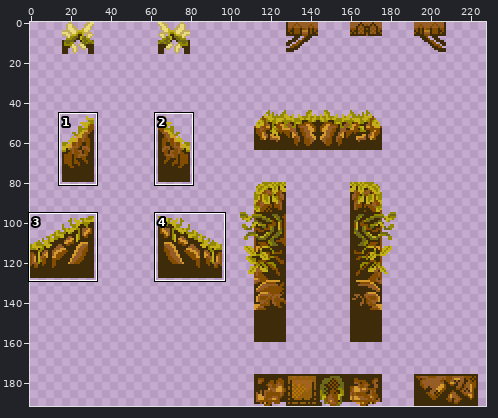
Two states of a sprite sheet, Otoczenie/Tilesetlvl3dobry.png. The picture above shows the old version from afar; the outline marks the close-up.
Close-up. Before the edit:
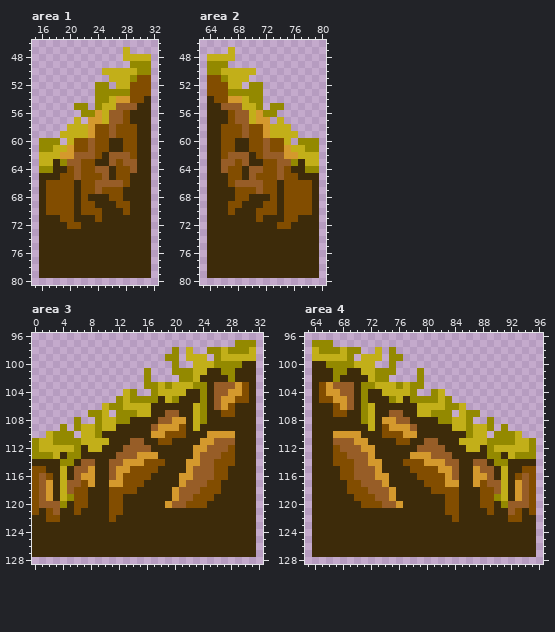
The file is 384x192 pixels. Colours within 5 levels of each other are drawn and written as one. Shown: area 1: x 15..32, y 46..80; area 2: x 63..80, y 46..80; area 3: x 0..32, y 96..128; area 4: x 63..96, y 96..128. The wide view leaves out empty margins. The commit also changed other parts of the picture, which this record leaves out.
After the commit:
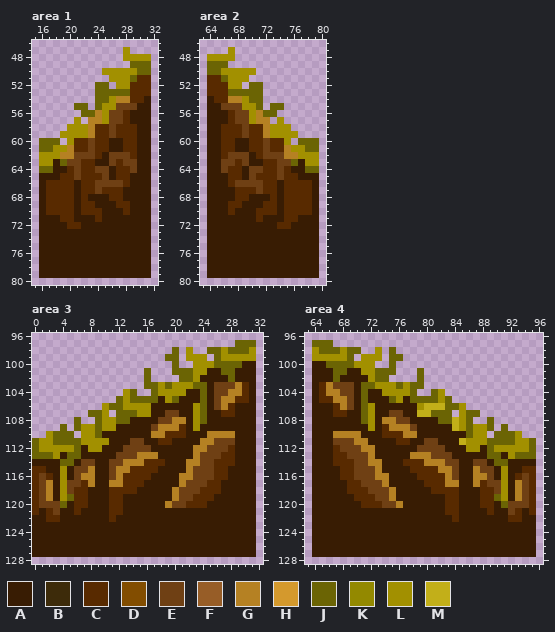
Palette (. is transparent): A #381c03  B #3d2b0a  C #582a00  D #824d00  E #6f4014  F #975d27  G #b58123  H #d4992d  J #6b6404  K #938900  L #a29000  M #c2af19
The edit:
Changed rows in their new state; - is an unchanged pixel.
Area 1:
first column x 16:
47 ------------L---
48 ------------LLLL
49 -------------JJJ
50 ---------LLLLLJJ
51 ----------LLLJCC
52 --------JJ-LLCCC
53 --------JJJJJCCC
54 --------JJLGGCCA
55 -----JJ-JLLEEEAA
56 ------JJGLEECAAA
57 -----L-GGLEECAAA
58 ----LLLGCCECCCAA
59 ---LLLLGCCECCCAA
60 JJJ-LCCECCAACCAA
61 JJLLGCCECCAACCAA
62 LLLGGEEECAEEECAA
63 LLAJEECCAAECEEAA
64 JJAACECCEEACCEAA
65 AAACCECCCEACCAAA
66 ACCCCACCEEEECAAA
67 ACCCCACCECCCAAAA
68 ACCCCACAAACCAAAA
69 ACCCCACCAAACCAAA
70 ACCCCACCCAAACAAA
71 AAACCAAACAAAAAAA
72 AAAACCAAAAAAAAAA
73 AAAAAAAAAAAAAAAA
74 AAAAAAAAAAAAAAAA
75 AAAAAAAAAAAAAAAA
76 AAAAAAAAAAAAAAAA
77 AAAAAAAAAAAAAAAA
78 AAAAAAAAAAAAAAAA
79 AAAAAAAAAAAAAAAA
Area 2:
first column x 64:
47 ---L------------
48 LLLL------------
49 JJJ-------------
50 JJLLLLL---------
51 CCJLLL----------
52 CCCLL-JJ--------
53 CCCJJJJJ--------
54 ACCGGLJJ--------
55 AAEEELLJ-JJ-----
56 AAACEELGJJ------
57 AAACEELGG-L-----
58 AACCCECCGLLL----
59 AACCCECCGLLLL---
60 AACCAACCECCL-JJJ
61 AACCAACCECCGLLJJ
62 AACEEEACEEEGGLLL
63 AAEECEAACCEEJALL
64 AAECCAEECCECAAJJ
65 AAACCAECCCECCAAA
66 AAACEEEECCACCCCA
67 AAAACCCECCACCCCA
68 AAAACCAAACACCCCA
69 AAACCAAACCACCCCA
70 AAACAAACCCACCCCA
71 AAAAAAACAAACCAAA
72 AAAAAAAAAACCAAAA
73 AAAAAAAAAAAAAAAA
74 AAAAAAAAAAAAAAAA
75 AAAAAAAAAAAAAAAA
76 AAAAAAAAAAAAAAAA
77 AAAAAAAAAAAAAAAA
78 AAAAAAAAAAAAAAAA
79 AAAAAAAAAAAAAAAA
Area 3:
first column x 0:
 97 -----------------------------JJJ
 98 --------------------J-L--JJLJJJL
 99 -------------------JJ-LLL-JLLLLL
100 --------------------J--LLLJJJJAA
101 ----------------J---JJJLLAAJJAAA
102 ----------------J----JJLAAAAJAAA
103 ----------------JJLJLLLJJAEEEGCA
104 -------------LJ--JLLLLAAJAEEGGCA
105 ------------JLJJJJALJAAAJAEGGCCA
106 ----------LJJLLLLAAAAAALJAEGCAAA
107 --------JJL-JJJLLAAEEAALJAACCAAA
108 ------J--JLLJJAAAAEEGGALJAAAAAAA
109 ----J-JLLJLLAAAAAEGGGCALAAAAAAAA
110 --LJJJ-LLJAAAAAAAGGCCCAAAGGGGAAA
111 JLLJJJJLLLLAAAEEAACCAAAAGGEEEAAA
112 JLLLLLJALLAAAEEEEAAAAAAGGEEECAAA
113 JJJLAJJAAAAAEEEGGGAAAAAGEEECCAAA
114 AAAAJJAEEAAEEGGGCCCAAAGGEECCCAAA
115 CCAALAEEGAAEGGCCCCAAAAGEEECCAAAA
116 CECALAEGGAAEGCCCCAAAAGGEEECCAAAA
117 CEGALEECGAAGGCCCAAAAAGEEECCAAAAA
118 CEGALECCAAACCCCAAAAAGEEECCCAAAAA
119 CEGALJCCAAACCAAAAAAAGEECCCAAAAAA
120 CEEEJACCAAACCAAAAAAGEECCCAAAAAAA
121 CACEAACAAAACCAAAAAAAAAAAAAAAAAAA
122 AACCAAAAAAACAAAAAAAAAAAAAAAAAAAA
123 AAAAAAAAAAAAAAAAAAAAAAAAAAAAAAAA
124 AAAAAAAAAAAAAAAAAAAAAAAAAAAAAAAA
125 AAAAAAAAAAAAAAAAAAAAAAAAAAAAAAAA
126 AAAAAAAAAAAAAAAAAAAAAAAAAAAAAAAA
127 AAAAAAAAAAAAAAAAAAAAAAAAAAAAAAAA
Area 4:
first column x 64:
 97 JJJ-----------------------------
 98 LJJJLJJ--L-J--------------------
 99 LLLLLJ-LLL-JJ-------------------
100 AAJJJJLLL--J--------------------
101 AAAJJAALLJJJ---J----------------
102 AAAJAAAALJJ----J----------------
103 ACGEEEAJJLLLJLJJ----------------
104 ACGGEEAJAALLLLJ--JL-------------
105 ACCGGEAJAAAJLAJJJJLJ------------
106 AAACGEAJLAAAAAAL---JJL----------
107 AAACCAAJLAAEEAA--JJJ-LJJ--------
108 AAAAAAAJLAGGEEAAAAJJ-LJ--J------
109 AAAAAAAALACGGGEAAAAA-LJLLJ-J----
110 AAAGGGGAAACCCGGAAAAAAAJLL-JJJL--
111 AAAEEEGGAAAACCAAEEAAA-LLLJJJJLLJ
112 AAACEEEGGAAAAAAEEEEAAALLAJLLLLLJ
113 AAACCEEEGAAAAAGGGEEEAAAAAJJALJJJ
114 AAACCCEEGGAAACCCGGGEEAAEEAJJAAAA
115 AAAACCEEEGAAAACCCCGGEAAGEEALAACC
116 AAAACCEEEGGAAAACCCCGEAAGGEALACEC
117 AAAAACCEEEGAAAAACCCGGAAGCEELAGEC
118 AAAAACCCEEEGAAAAACCCCAAACCELAGEC
119 AAAAAACCCEEGAAAAAAACCAAACCJLAGEC
120 AAAAAAACCCEEGAAAAAACCAAACCAJEEEC
121 AAAAAAAAAAAAAAAAAAACCAAAACAAECAC
122 AAAAAAAAAAAAAAAAAAAACAAAAAAACCAA
123 AAAAAAAAAAAAAAAAAAAAAAAAAAAAAAAA
124 AAAAAAAAAAAAAAAAAAAAAAAAAAAAAAAA
125 AAAAAAAAAAAAAAAAAAAAAAAAAAAAAAAA
126 AAAAAAAAAAAAAAAAAAAAAAAAAAAAAAAA
127 AAAAAAAAAAAAAAAAAAAAAAAAAAAAAAAA
Changed places in both close-ups, as pixel boxes (x1, y1, x2, y2):
changed: (39, 47, 151, 278)
changed: (207, 47, 319, 278)
changed: (32, 340, 256, 557)
changed: (312, 340, 536, 557)
